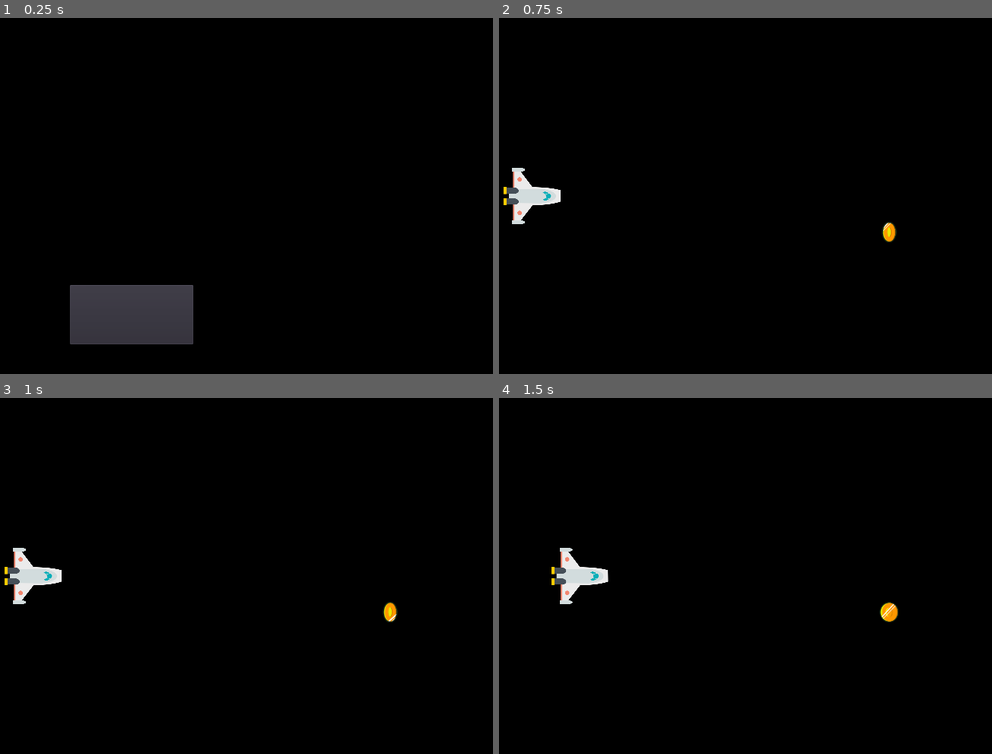
Above: before the commit, frames 1-4 (two rows, left to right).
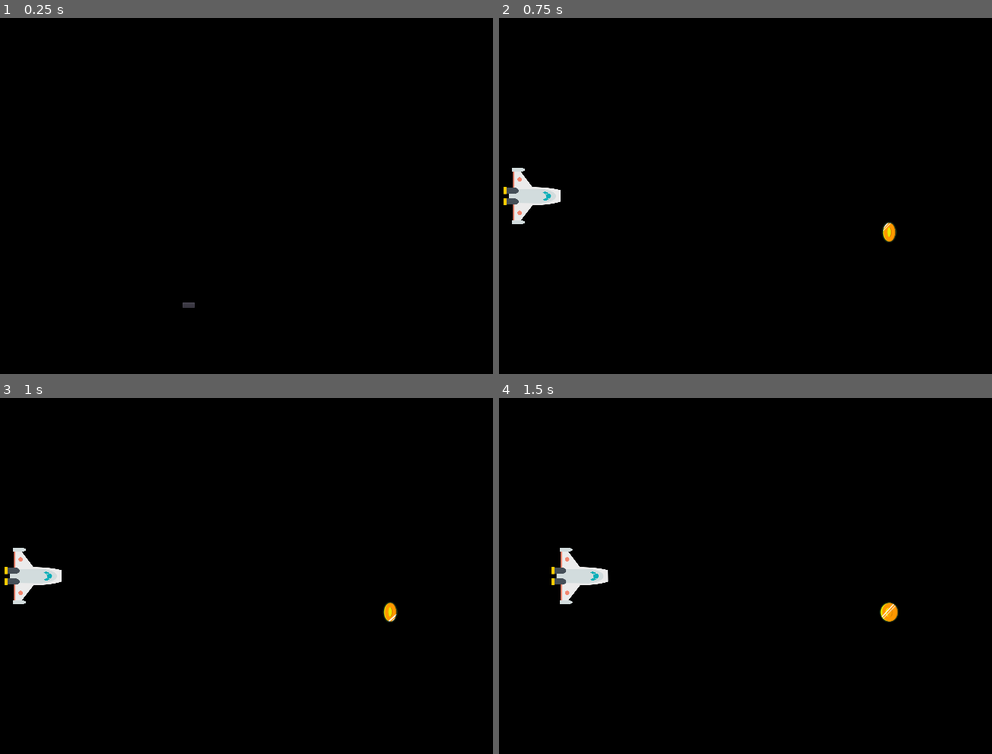
Above: after the commit, the same moments.

Repository: ant003/Space-Learning
Game: Godot game, scene res://scenes/Main.tscn
Two runs of this game, one before a commit and one after it. Both use one fixed random seed, a clock stepped at 60 frames per second and the inputs below.
Inputs:
- Up to frame 1 (0.25 s): no input
- Up to frame 2 (0.75 s): click "Comenzar" at 0.5 s
- Up to frame 3 (1 s): no input
- Up to frame 4 (1.5 s): hold Right (ui_right) from 1.28 s (still down)

The runs differ from the first frame. In frame 1, 4.1% of the frame differs, in the area x 14-40%, y 75-92%; in frame 2, nothing differs; in frame 3, nothing differs; in frame 4, nothing differs.

Commit message:
HUD have been redesigned

Diff:
--- a/scenes/HUD.tscn
+++ b/scenes/HUD.tscn
@@ -1,10 +1,14 @@
-[gd_scene load_steps=6 format=2]
+[gd_scene load_steps=7 format=2]
 
 [ext_resource path="res://assets/Gewtymol.ttf" type="DynamicFontData" id=1]
 [ext_resource path="res://scripts/HUD.gd" type="Script" id=2]
 
 [sub_resource type="DynamicFont" id=4]
 size = 100
+font_data = ExtResource( 1 )
+
+[sub_resource type="DynamicFont" id=5]
+size = 25
 font_data = ExtResource( 1 )
 
 [sub_resource type="InputEventAction" id=2]
@@ -16,22 +20,57 @@
 [node name="HUD" type="CanvasLayer"]
 script = ExtResource( 2 )
 
-[node name="ScoreLabel" type="Label" parent="."]
-anchor_left = 0.112
+[node name="TopInfo" type="MarginContainer" parent="."]
 anchor_right = 1.0
-margin_bottom = 82.0
+margin_left = 60.0
+margin_top = 20.0
+margin_right = -60.0
+__meta__ = {
+"_edit_use_anchors_": false
+}
+
+[node name="GameInfo" type="HBoxContainer" parent="TopInfo"]
+margin_right = 904.0
+margin_bottom = 100.0
+
+[node name="ScoreLabel" type="Label" parent="TopInfo/GameInfo"]
+margin_right = 450.0
+margin_bottom = 100.0
+size_flags_horizontal = 3
 custom_fonts/font = SubResource( 4 )
 text = "0"
 __meta__ = {
 "_edit_use_anchors_": false
 }
 
-[node name="Message" type="Label" parent="."]
+[node name="Tip" type="Label" parent="TopInfo/GameInfo"]
+margin_left = 454.0
+margin_top = 23.0
+margin_right = 904.0
+margin_bottom = 76.0
+size_flags_horizontal = 3
+custom_fonts/font = SubResource( 5 )
+text = "Mercurio es el primer planeta desde el sol y
+además es genial por ejemplo"
+valign = 1
+
+[node name="BottomInfo" type="MarginContainer" parent="."]
 anchor_top = 0.5
 anchor_right = 1.0
 anchor_bottom = 0.5
-margin_top = -60.0
-margin_bottom = 41.0
+margin_top = -156.0
+margin_bottom = 188.0
+__meta__ = {
+"_edit_use_anchors_": false
+}
+
+[node name="GameInfo" type="VBoxContainer" parent="BottomInfo"]
+margin_right = 1024.0
+margin_bottom = 344.0
+
+[node name="Message" type="Label" parent="BottomInfo/GameInfo"]
+margin_right = 1024.0
+margin_bottom = 203.0
 custom_fonts/font = SubResource( 4 )
 text = "Esquiva  y
 atrapa monedas"
@@ -40,15 +79,13 @@
 "_edit_use_anchors_": false
 }
 
-[node name="StartButton" type="Button" parent="."]
-anchor_left = 0.5
-anchor_top = 1.0
-anchor_right = 0.5
-anchor_bottom = 1.0
-margin_left = -200.0
-margin_top = -150.0
-margin_right = 8.0
-margin_bottom = -50.0
+[node name="StartButton" type="Button" parent="BottomInfo/GameInfo"]
+margin_left = 311.0
+margin_top = 238.0
+margin_right = 713.0
+margin_bottom = 344.0
+size_flags_horizontal = 4
+size_flags_vertical = 10
 custom_fonts/font = SubResource( 4 )
 shortcut = SubResource( 3 )
 text = "Comenzar"
@@ -60,5 +97,5 @@
 wait_time = 2.0
 one_shot = true
 
-[connection signal="pressed" from="StartButton" to="." method="_on_StartButton_pressed"]
+[connection signal="pressed" from="BottomInfo/GameInfo/StartButton" to="." method="_on_StartButton_pressed"]
 [connection signal="timeout" from="MessageTimer" to="." method="_on_MessageTimer_timeout"]
--- a/scripts/HUD.gd
+++ b/scripts/HUD.gd
@@ -8,8 +8,8 @@
 	pass # Replace with function body.
 
 func show_message(text):
-	$Message.text = text
-	$Message.show()
+	$BottomInfo/GameInfo/Message.text = text
+	$BottomInfo/GameInfo/Message.show()
 	$MessageTimer.start()
 
 func show_game_over():
@@ -17,20 +17,20 @@
 	# Wait until the MessageTimer has counted down.
 	yield($MessageTimer, "timeout")
 
-	$Message.text = "Esquiva  y\natrapa monedas!"
-	$Message.show()
+	$BottomInfo/GameInfo/Message.text = "Esquiva  y\natrapa monedas!"
+	$BottomInfo/GameInfo/Message.show()
 	# Make a one-shot timer and wait for it to finish.
 	yield(get_tree().create_timer(1), "timeout")
-	$StartButton.show()
+	$BottomInfo/GameInfo/StartButton.show()
 
 func update_score(score):
-	$ScoreLabel.text = str(score)
+	$TopInfo/GameInfo/ScoreLabel.text = str(score)
 
 
 func _on_MessageTimer_timeout():
-	$Message.hide()
+	$BottomInfo/GameInfo/Message.hide()
 
 
 func _on_StartButton_pressed():
-	 $StartButton.hide()
+	 $BottomInfo/GameInfo/StartButton.hide()
 	 emit_signal("start_game")
